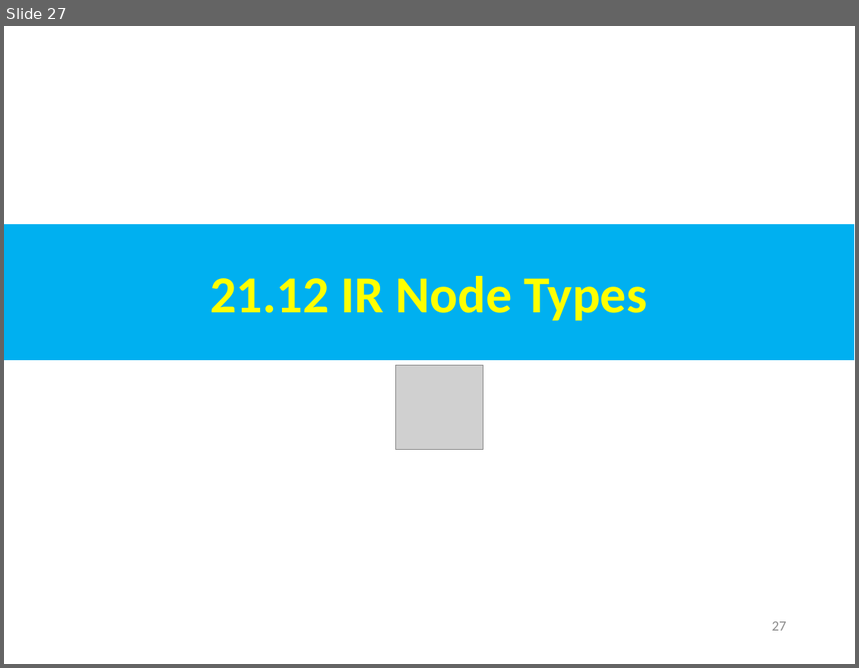
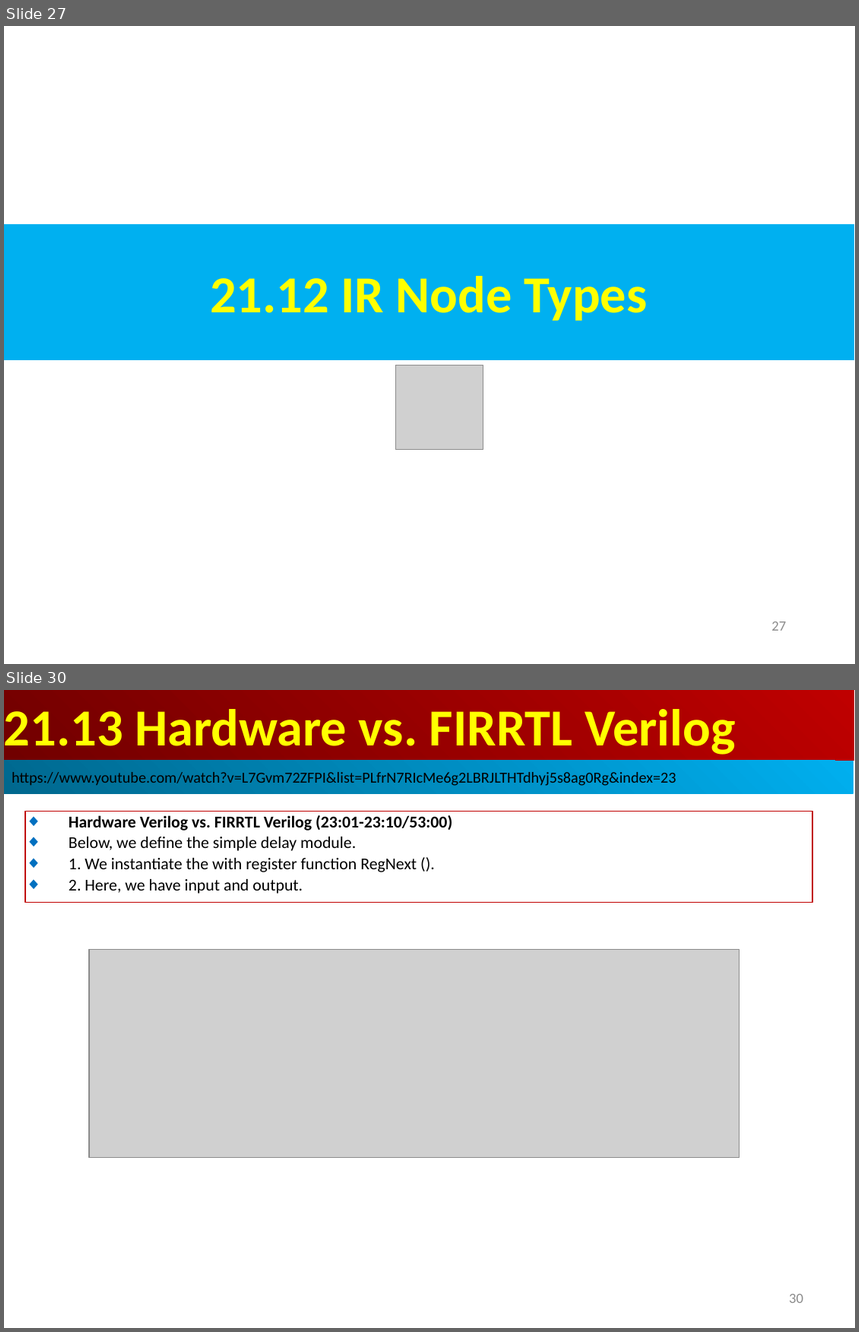
Before and after one commit to peterhchen/AIU_CS800_Chisel, a slide deck: 500_UCSC_HWD/021_FIRRTL/000_Video/021.FIRRTL.ppt. Shown one above the other, each under a label of ours: slide 27 before the commit, slides 27 and 30 after it; the slides between them are not shown. The pictures are 859x668 and 859x1332 pixels, drawn with LibreOffice and Linux fonts; fonts in the diff are those of the drawing; grey boxes stand for pictures. Boxes give left, top, right and bottom in pixels: in the first picture for what was removed or moved away, otherwise in the second. Text is boxed around its words. In the diff, an @@ line names an element or a change of style, - is before the commit and + after.

```diff
--- a/500_UCSC_HWD/021_FIRRTL/000_Video/021.FIRRTL.ppt
+++ b/500_UCSC_HWD/021_FIRRTL/000_Video/021.FIRRTL.ppt
@@ slide 30 added at (4,690,855,1328), background #FFFFFF @@
@@ rectangle added at (4,690,854,761), fill gradient #BF0000 to #710000, 44 pt, text #FFFF00, bold @@
+21.13 Hardware vs. FIRRTL Verilog
@@ rectangle added at (4,761,854,794), fill gradient #00AFEF to #00688E, 13 pt, text #000000 @@
+https://www.youtube.com/watch?v=L7Gvm72ZFPI&list=PLfrN7RIcMe6g2LBRJLTHTdhyj5s8ag0Rg&index=23
@@ rectangle added at (25,811,813,903), outline #C00000 0.74 pt, 14 pt, text #000000 @@
+◆ Hardware Verilog vs. FIRRTL Verilog (23:01-23:10/53:00)
+◆ Below, we define the simple delay module.
+◆ 1. We instantiate the with register function RegNext ().
+◆ 2. Here, we have input and output.
@@ picture added at (89,950,740,1158) @@
@@ page number added at (789,1294,804,1303), 12 pt, text #8B8B8B @@
+30
```
Also in this commit, not shown: 1 slide changed, 21 other slides added.
